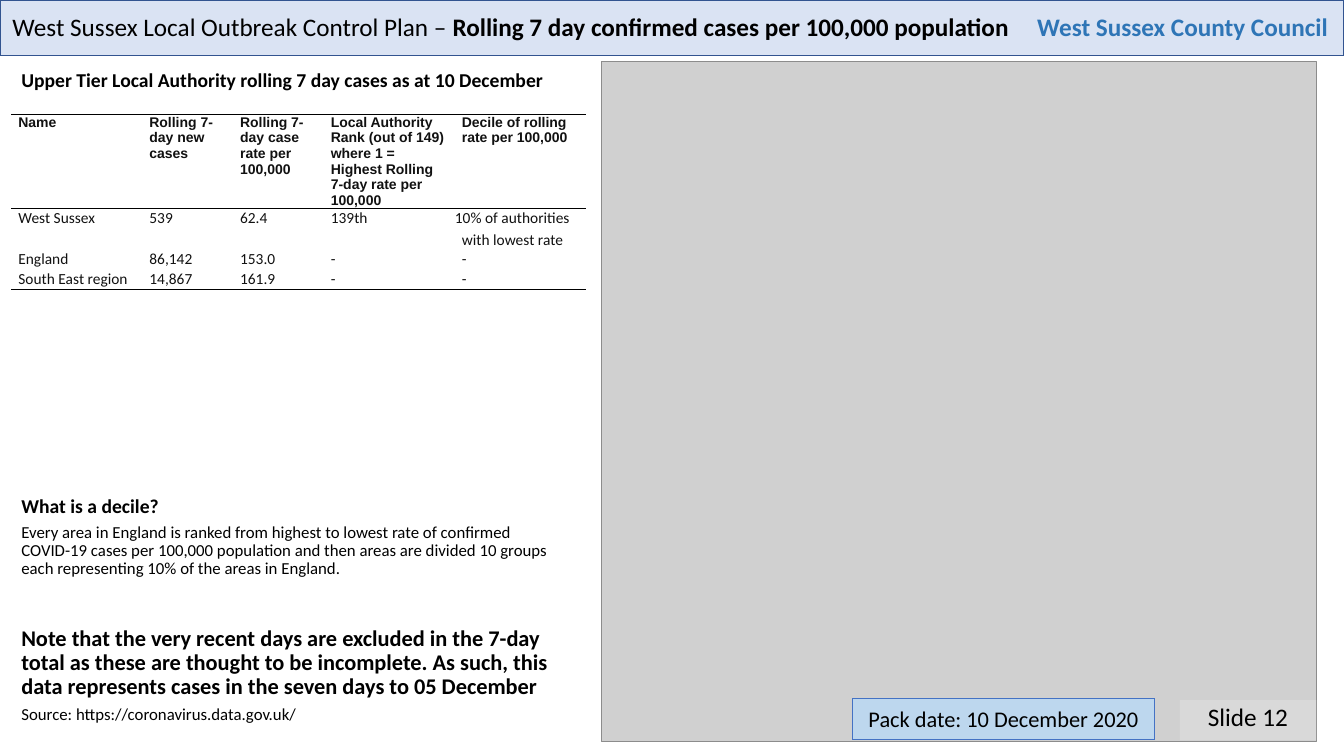
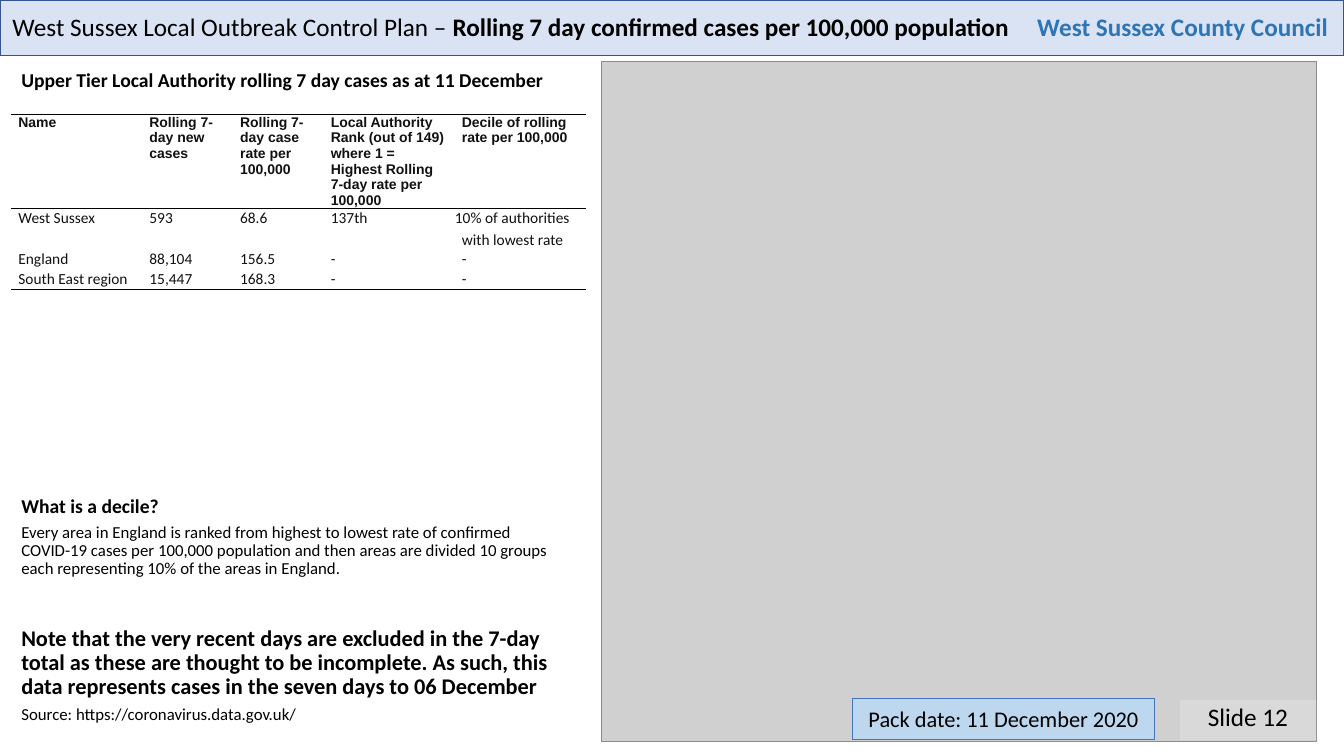
Before and after one commit to psychty/wsx_covid_datapack_public, a slide deck: slide 12 of Latest_West_Sussex_C19_slide_deck.pptx. Drawn at 1344x756 pixels with LibreOffice and Linux fonts; fonts in the diff are those of the drawing; grey boxes stand for pictures. Boxes give left, top, right and bottom in pixels: in the first picture for what was removed or moved away, otherwise in the second. Text is boxed around its words. In the diff, an @@ line names an element or a change of style, - is before the commit and + after.

```diff
--- a/Latest_West_Sussex_C19_slide_deck.pptx
+++ b/Latest_West_Sussex_C19_slide_deck.pptx
@@ text at <box>21,73,543,91</box>: text changed @@
-Upper Tier Local Authority rolling 7 day cases as at 10 December
+Upper Tier Local Authority rolling 7 day cases as at 11 December
@@ table at <box>11,115,586,394</box> @@
-row 2: West Sussex | 539 | 62.4 | 139th | 10% of authorities with lowest rate
+row 2: West Sussex | 593 | 68.6 | 137th | 10% of authorities with lowest rate
-row 3, column 2: 86,142
+row 3, column 2: 88,104
-row 3, column 3: 153.0
+row 3, column 3: 156.5
-row 4, column 2: 14,867
+row 4, column 2: 15,447
-row 4, column 3: 161.9
+row 4, column 3: 168.3
@@ text at <box>21,630,547,698</box>: text changed @@
-Note that the very recent days are excluded in the 7-day total as these are thought to be incomplete. As such, this data represents cases in the seven days to 05 December
+Note that the very recent days are excluded in the 7-day total as these are thought to be incomplete. As such, this data represents cases in the seven days to 06 December
@@ text in rectangle at <box>868,711,1138,727</box>: text changed @@
-Pack date: 10 December 2020
+Pack date: 11 December 2020
```
Also in this commit, not shown: 22 other slides changed, 46 other files.
